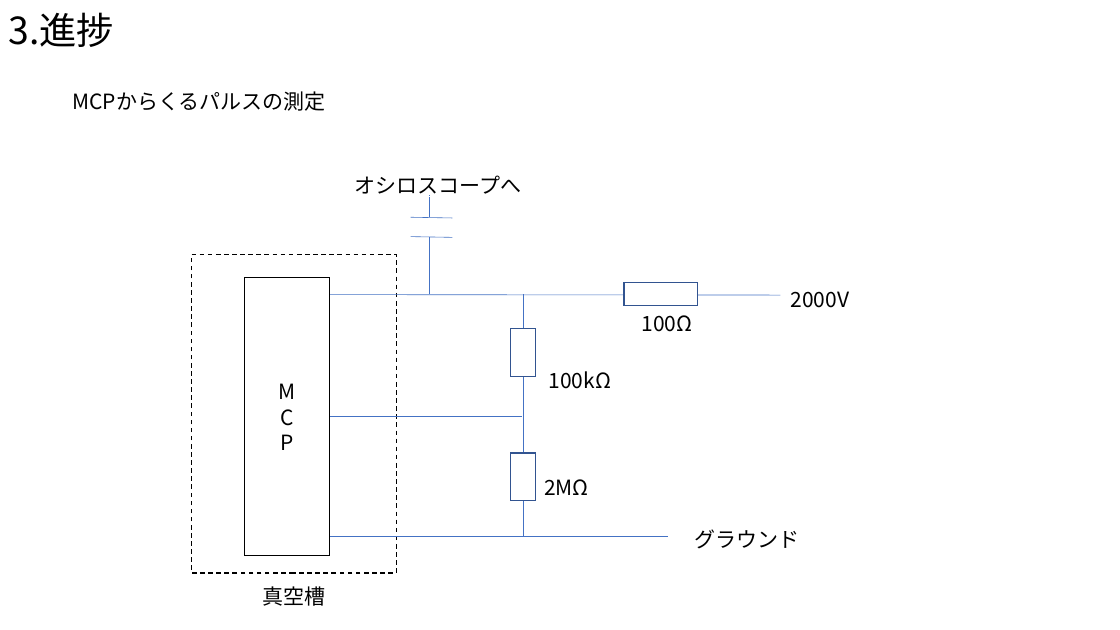
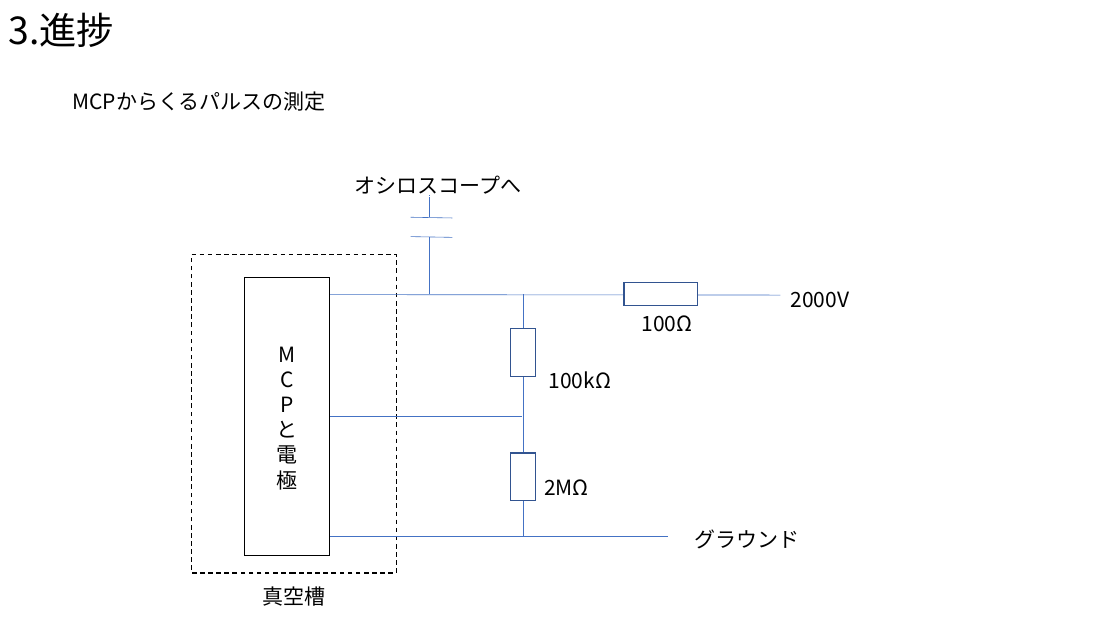
Before and after one commit to Takeuchi-yuya/Ksimulation, a slide deck: slide 6 of docs/最終発表.pptx (slide 7 before the commit). Drawn at 1120x630 pixels with LibreOffice and Linux fonts; fonts in the diff are those of the drawing. Boxes give left, top, right and bottom in pixels: in the first picture for what was removed or moved away, otherwise in the second. Text is boxed around its words. In the diff, an @@ line names an element or a change of style, - is before the commit and + after.

```diff
--- a/docs/最終発表.pptx
+++ b/docs/最終発表.pptx
@@ text in rectangle at box(277, 421, 298, 490): paragraphs added @@
+と
+電
+極
```
Also in this commit, not shown: 1 other slide changed, 3 slides added.
